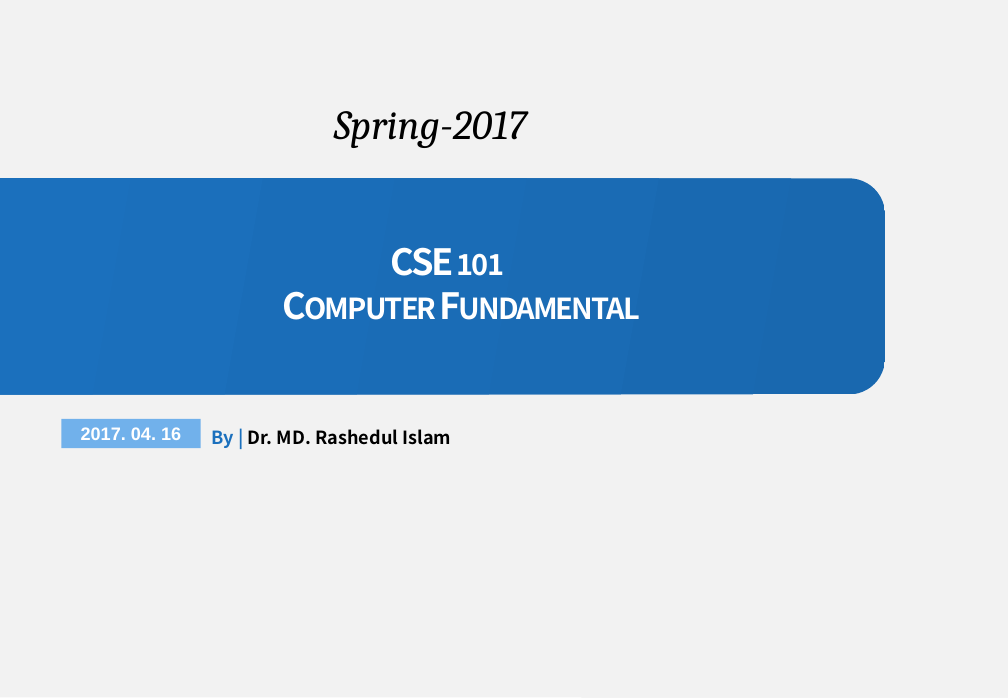
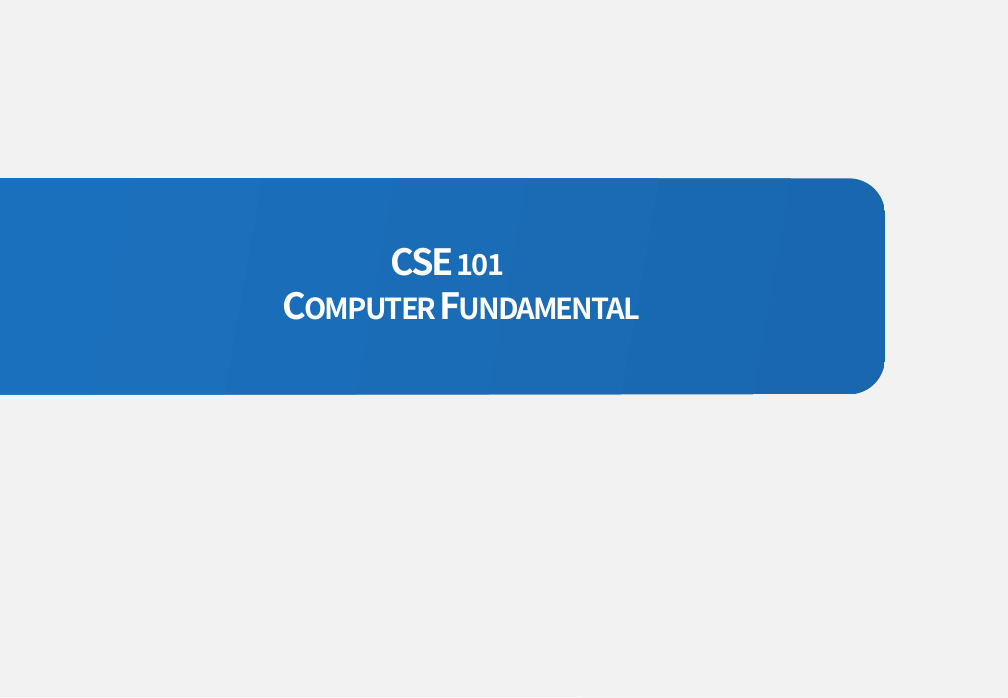
Before and after one commit to htrafsan/CSE-UAP, a slide deck: slide 1 of CSE101/SLIDE/CSE-101_Lec-1.pptx. Drawn at 1008x698 pixels with LibreOffice and Linux fonts; fonts in the diff are those of the drawing; background and template pictures are left out. Boxes give left, top, right and bottom in pixels: in the first picture for what was removed or moved away, otherwise in the second. Text is boxed around its words. In the diff, an @@ line names an element or a change of style, - is before the commit and + after.

```diff
--- a/CSE101/SLIDE/CSE-101_Lec-1.pptx
+++ b/CSE101/SLIDE/CSE-101_Lec-1.pptx
@@ text removed at (334, 111, 527, 148) @@
-Spring-2017
@@ rectangle removed at (61, 419, 201, 448) @@
-2017. 04. 16
@@ text removed at (212, 429, 451, 448) @@
-By | Dr. MD. Rashedul Islam
```
Also in this commit, not shown: 1 other file.
